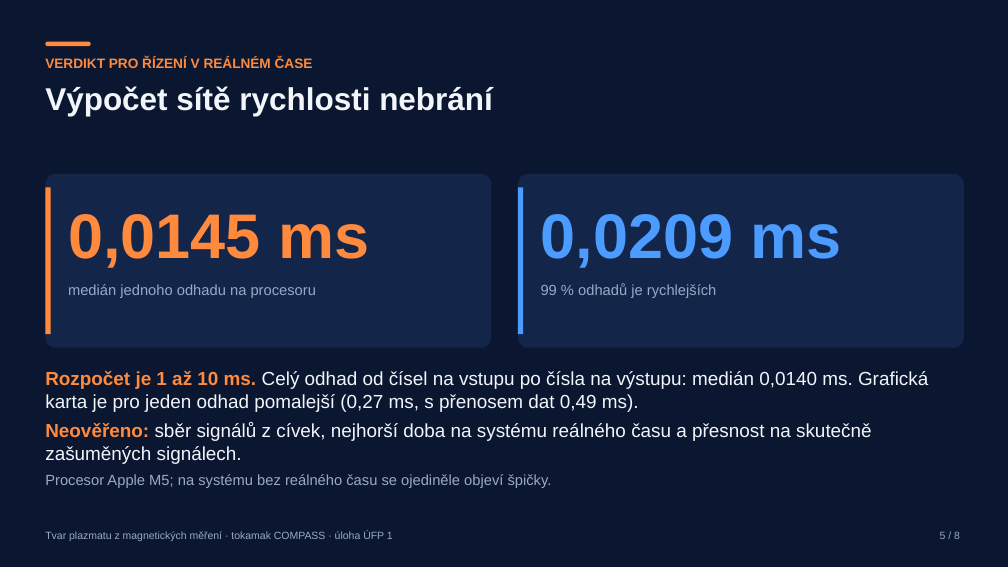
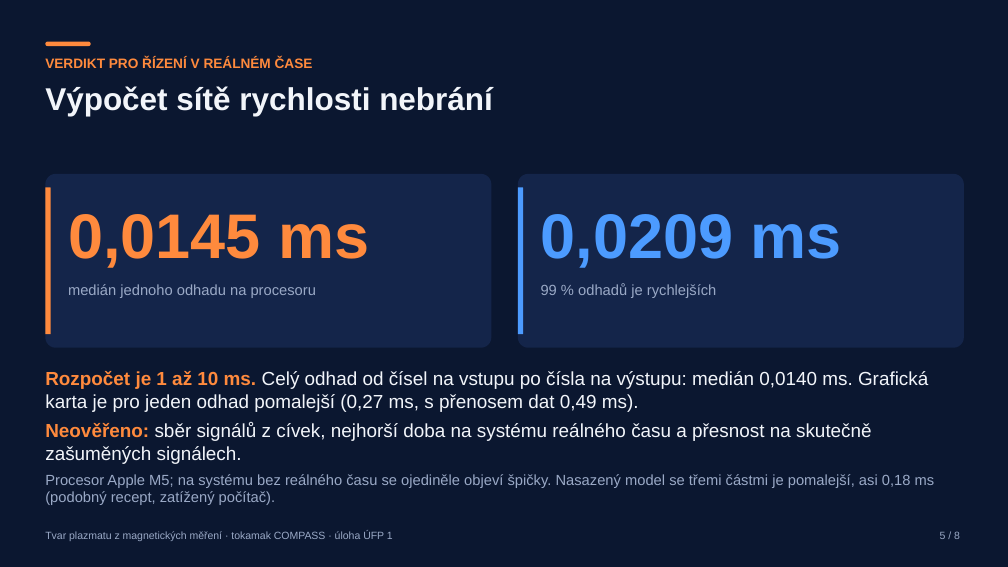
Before and after one commit to mschiller890/hackathon, a slide deck: slide 11 of presentation/deck/slides.pptx (slide 10 before the commit). Drawn at 1008x567 pixels with LibreOffice and Linux fonts; fonts in the diff are those of the drawing; background and template pictures are left out. Boxes give left, top, right and bottom in pixels: in the first picture for what was removed or moved away, otherwise in the second. Text is boxed around its words. In the diff, an @@ line names an element or a change of style, - is before the commit and + after.

```diff
--- a/presentation/deck/slides.pptx
+++ b/presentation/deck/slides.pptx
@@ text at bbox=[45, 474, 935, 505]: text changed @@
-Procesor Apple M5; na systému bez reálného času se ojediněle objeví špičky.
+Procesor Apple M5; na systému bez reálného času se ojediněle objeví špičky. Nasazený model se třemi částmi je pomalejší, asi 0,18 ms (podobný recept, zatížený počítač).
```
Also in this commit, not shown: 4 other slides changed, 1 slide added, 1 other file.
